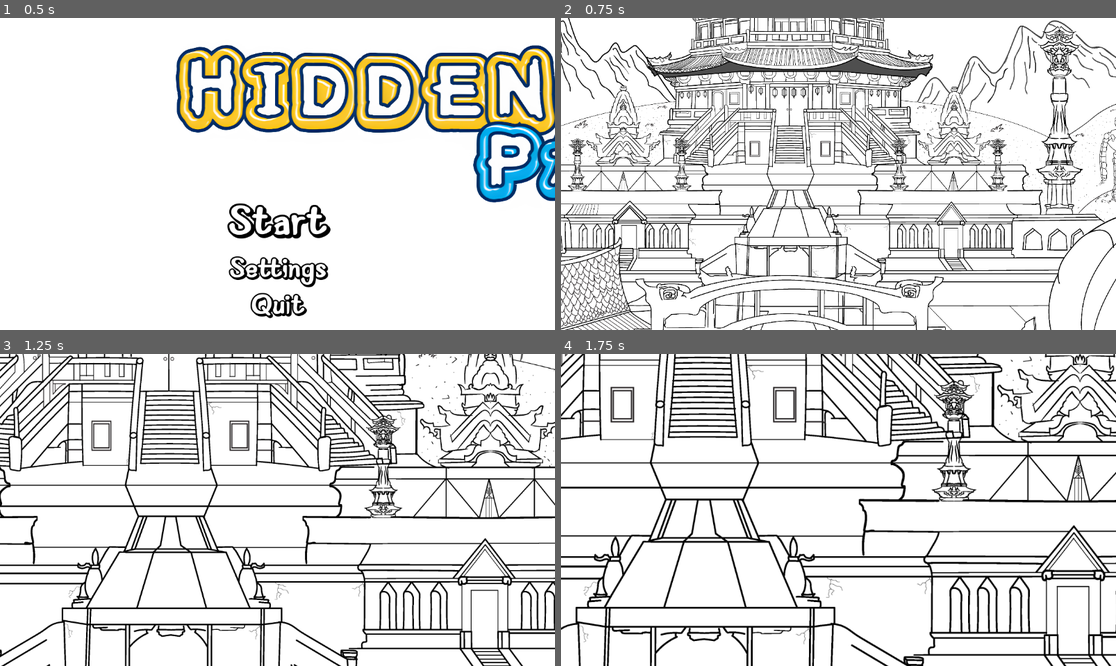
Above: before the commit, frames 1-4 (two rows, left to right).
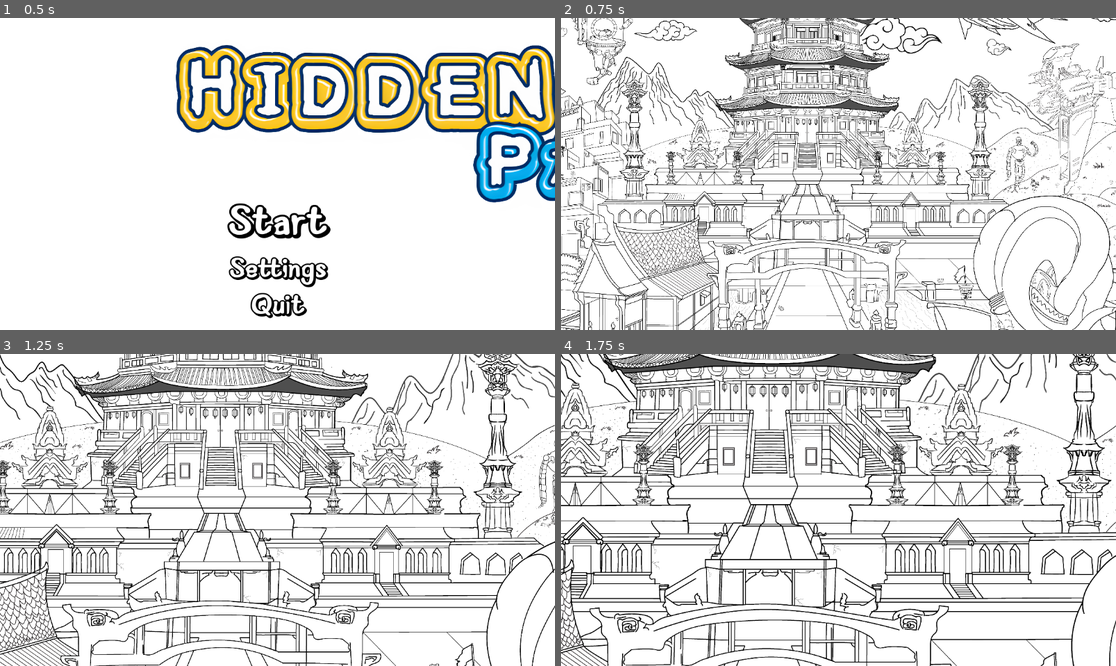
Above: after the commit, the same moments.

Repository: Wpan0n/_HiddenPaws_
Game: Godot game, scene res://scences/main_menu.tscn
Same seed, same stepped clock (60 frames per second), same inputs: the game is played once before the commit and once after it.
Inputs (mouse positions are in pixels of both pictures, inside the frame that each line leads up to):
- Up to frame 1 (0.5 s): no input
- Up to frame 2 (0.75 s): click "Start" at 0.5 s
- Up to frame 3 (1.25 s): no input
- Up to frame 4 (1.75 s): move the mouse to (960, 494) at 1.27 s; click (960, 494) at 1.42 s

Frame 1 is identical in both runs. In frame 2, 39% of the frame differs, in the area x 0-100%, y 0-100%; in frame 3, 39%; in frame 4, 38%.

Commit message:
Update Camera.gd

Diff:
--- a/Scripts/Camera.gd
+++ b/Scripts/Camera.gd
@@ -5,7 +5,7 @@
 
 # Constants for zoom limits and increment
 const MIN_ZOOM: float = 0.2
-const MAX_ZOOM: float = 1.0
+const MAX_ZOOM: float = 0.5
 const ZOOM_INCREMENT: float = 0.01
 const ZOOM_RATE: float = 2.0
 
